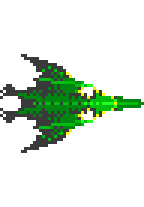
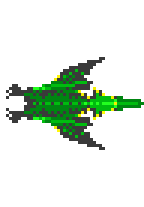
Before/after of a 144px x 207px layered artwork. What changed in the layer stack:
painted on "01" over [21, 54, 105, 90]
moved "01 copy" above "00 copy", painted on it over [21, 117, 105, 153]
painted on "00" over [0, 84, 30, 123]
